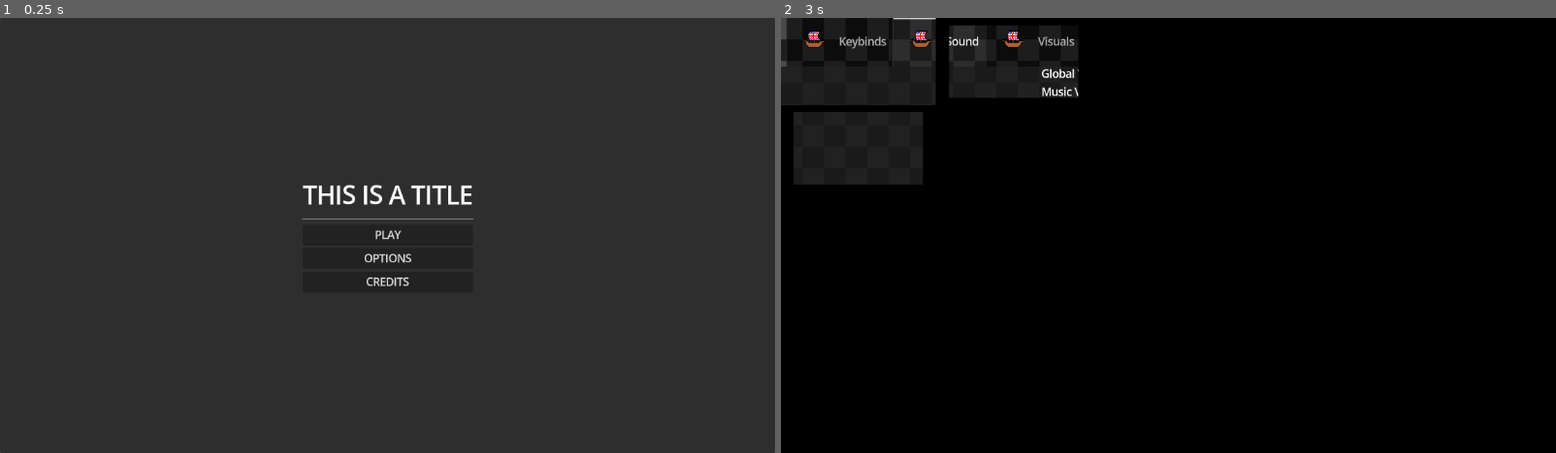
Above: before the commit, frames 1-2 (left to right).
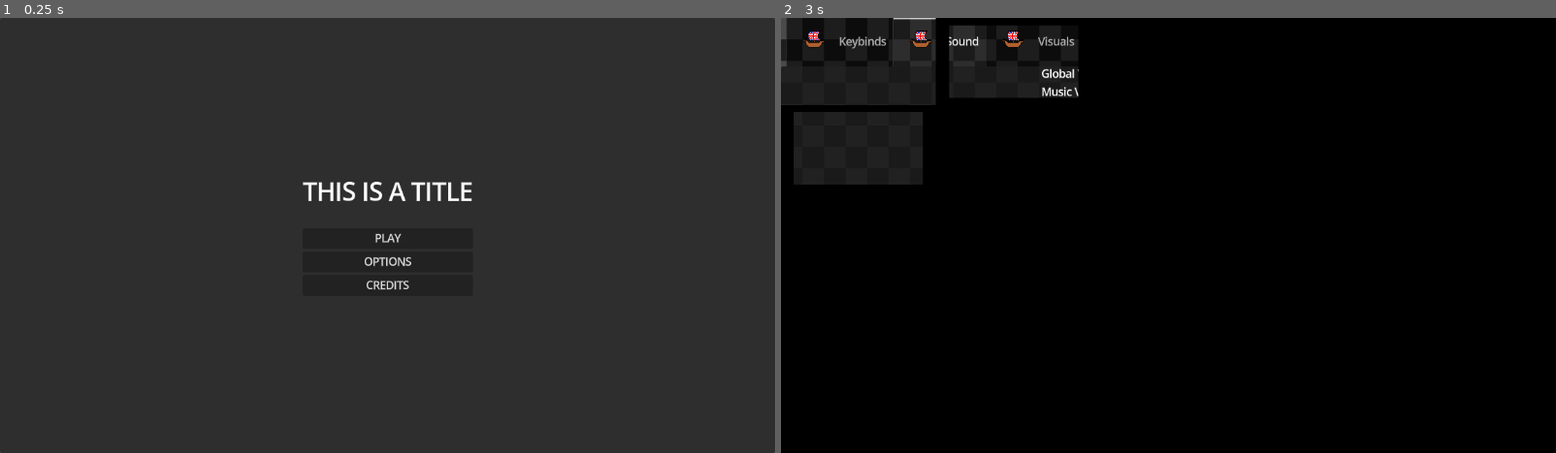
Above: after the commit, the same moments.

Repository: CIlie23/Premade-GodotGUI
Game: Godot game, scene res://src/ui/MainMenu/titleScreen/main_menu.tscn
The game is run twice, just before and just after one commit, with the same random seed, the same clock (stepped at 60 frames per second) and the same inputs. Before the commit the project starts from res://Scenes/MenuScenes/main_menu.tscn.
Inputs:
- Up to frame 1 (0.25 s): no input
- Up to frame 2 (3 s): click "PLAY" at 0.5 s; click "PLAY" at 1.25 s; click "PLAY" at 2 s; click "OPTIONS" at 2.75 s

The runs differ from the first frame. In frame 1, 0.7% of the frame differs, in the area x 38-62%, y 37-63%; in frame 2, nothing differs.

Commit message:
Project structure revamp + cleanup

Diff:
--- a/Scenes/MenuScenes/example.tscn
+++ /dev/null
@@ -1,190 +0,0 @@
-[gd_scene format=3 uid="uid://c0hjcghupebg4"]
-
-[ext_resource type="Texture2D" uid="uid://j4ho1utl0flw" path="res://Assets/MenuAssets/example.png" id="1_tfh3j"]
-
-[sub_resource type="StyleBoxFlat" id="StyleBoxFlat_qpl2c"]
-bg_color = Color(0.14509805, 0.14509805, 0.14509805, 1)
-
-[sub_resource type="StyleBoxFlat" id="StyleBoxFlat_hx6oe"]
-bg_color = Color(0.14406255, 0.14406255, 0.14406249, 1)
-border_width_left = 2
-border_width_top = 2
-border_width_right = 2
-border_width_bottom = 2
-border_color = Color(0.27387273, 0.27387276, 0.2738727, 1)
-corner_radius_top_left = 20
-corner_radius_top_right = 20
-corner_radius_bottom_right = 20
-corner_radius_bottom_left = 20
-
-[sub_resource type="StyleBoxEmpty" id="StyleBoxEmpty_kej8m"]
-
-[sub_resource type="StyleBoxFlat" id="StyleBoxFlat_bvllj"]
-bg_color = Color(0.5663907, 0.00023247153, 0.5663868, 1)
-corner_radius_top_left = 5
-corner_radius_top_right = 5
-corner_radius_bottom_right = 5
-corner_radius_bottom_left = 5
-
-[sub_resource type="StyleBoxEmpty" id="StyleBoxEmpty_em451"]
-
-[sub_resource type="StyleBoxEmpty" id="StyleBoxEmpty_d7sul"]
-
-[sub_resource type="StyleBoxFlat" id="StyleBoxFlat_pgn00"]
-content_margin_left = 10.0
-content_margin_top = 5.0
-content_margin_right = 10.0
-content_margin_bottom = 5.0
-bg_color = Color(0.28485027, 0.2848503, 0.28485018, 1)
-corner_radius_top_left = 20
-corner_radius_top_right = 20
-corner_radius_bottom_right = 20
-corner_radius_bottom_left = 20
-
-[node name="Example" type="Control" unique_id=632949840]
-layout_mode = 3
-anchors_preset = 15
-anchor_right = 1.0
-anchor_bottom = 1.0
-grow_horizontal = 2
-grow_vertical = 2
-
-[node name="Panel" type="Panel" parent="." unique_id=2099084330]
-layout_mode = 1
-anchors_preset = 8
-anchor_left = 0.5
-anchor_top = 0.5
-anchor_right = 0.5
-anchor_bottom = 0.5
-offset_left = -319.5
-offset_top = -158.5
-offset_right = 319.5
-offset_bottom = 158.5
-grow_horizontal = 2
-grow_vertical = 2
-pivot_offset = Vector2(-168.5, -89.5)
-theme_override_styles/panel = SubResource("StyleBoxFlat_qpl2c")
-
-[node name="Example" type="Sprite2D" parent="." unique_id=1978643819]
-position = Vector2(88, 76)
-texture = ExtResource("1_tfh3j")
-offset = Vector2(1378, 82)
-
-[node name="YOutubeTHing" type="PanelContainer" parent="." unique_id=967948902]
-custom_minimum_size = Vector2(100, 100)
-layout_mode = 1
-anchors_preset = 8
-anchor_left = 0.5
-anchor_top = 0.5
-anchor_right = 0.5
-anchor_bottom = 0.5
-offset_left = -250.0
-offset_top = -104.5
-offset_right = 250.0
-offset_bottom = 104.5
-grow_horizontal = 2
-grow_vertical = 2
-pivot_offset = Vector2(-238, -143.5)
-theme_override_styles/panel = SubResource("StyleBoxFlat_hx6oe")
-
-[node name="MarginContainer" type="MarginContainer" parent="YOutubeTHing" unique_id=1800134307]
-layout_mode = 2
-theme_override_constants/margin_left = 20
-theme_override_constants/margin_top = 20
-theme_override_constants/margin_right = 20
-theme_override_constants/margin_bottom = 20
-metadata/_edit_lock_ = true
-
-[node name="VBoxContainer" type="VBoxContainer" parent="YOutubeTHing/MarginContainer" unique_id=1429603377]
-layout_mode = 2
-
-[node name="Label" type="Label" parent="YOutubeTHing/MarginContainer/VBoxContainer" unique_id=2076609645]
-layout_mode = 2
-text = "Watch time from subscribers"
-
-[node name="Label2" type="Label" parent="YOutubeTHing/MarginContainer/VBoxContainer" unique_id=860912936]
-layout_mode = 2
-theme_override_colors/font_color = Color(0.5330367, 0.5330367, 0.5330367, 1)
-theme_override_font_sizes/font_size = 7
-text = "Watch time * Last 28 Days"
-
-[node name="MarginContainer" type="MarginContainer" parent="YOutubeTHing/MarginContainer/VBoxContainer" unique_id=2062718687]
-layout_mode = 2
-theme_override_constants/margin_top = 20
-theme_override_constants/margin_bottom = 20
-
-[node name="VBoxContainer" type="VBoxContainer" parent="YOutubeTHing/MarginContainer/VBoxContainer/MarginContainer" unique_id=2006213395]
-layout_mode = 2
-
-[node name="HBoxContainer" type="HBoxContainer" parent="YOutubeTHing/MarginContainer/VBoxContainer/MarginContainer/VBoxContainer" unique_id=398611631]
-layout_mode = 2
-theme_override_constants/separation = 10
-
-[node name="Label" type="Label" parent="YOutubeTHing/MarginContainer/VBoxContainer/MarginContainer/VBoxContainer/HBoxContainer" unique_id=1599668650]
-custom_minimum_size = Vector2(100, 0)
-layout_mode = 2
-theme_override_font_sizes/font_size = 10
-text = "Not subscribed"
-
-[node name="VSeparator" type="VSeparator" parent="YOutubeTHing/MarginContainer/VBoxContainer/MarginContainer/VBoxContainer/HBoxContainer" unique_id=1892258350]
-layout_mode = 2
-theme_override_constants/separation = 150
-theme_override_styles/separator = SubResource("StyleBoxEmpty_kej8m")
-
-[node name="ProgressBar" type="ProgressBar" parent="YOutubeTHing/MarginContainer/VBoxContainer/MarginContainer/VBoxContainer/HBoxContainer" unique_id=508248937]
-layout_mode = 2
-size_flags_horizontal = 3
-size_flags_vertical = 4
-theme_override_styles/fill = SubResource("StyleBoxFlat_bvllj")
-value = 97.0
-rounded = true
-fill_mode = 1
-show_percentage = false
-
-[node name="Label2" type="Label" parent="YOutubeTHing/MarginContainer/VBoxContainer/MarginContainer/VBoxContainer/HBoxContainer" unique_id=1863682013]
-custom_minimum_size = Vector2(50, 0)
-layout_mode = 2
-theme_override_font_sizes/font_size = 10
-text = "97.2 % "
-
-[node name="HSeparator" type="HSeparator" parent="YOutubeTHing/MarginContainer/VBoxContainer/MarginContainer/VBoxContainer" unique_id=1378209285]
-layout_mode = 2
-theme_override_styles/separator = SubResource("StyleBoxEmpty_em451")
-
-[node name="HBoxContainer3" type="HBoxContainer" parent="YOutubeTHing/MarginContainer/VBoxContainer/MarginContainer/VBoxContainer" unique_id=1736742289]
-layout_mode = 2
-theme_override_constants/separation = 10
-
-[node name="Label" type="Label" parent="YOutubeTHing/MarginContainer/VBoxContainer/MarginContainer/VBoxContainer/HBoxContainer3" unique_id=415409984]
-custom_minimum_size = Vector2(100, 0)
-layout_mode = 2
-theme_override_font_sizes/font_size = 10
-text = "Subscribed"
-
-[node name="VSeparator2" type="VSeparator" parent="YOutubeTHing/MarginContainer/VBoxContainer/MarginContainer/VBoxContainer/HBoxContainer3" unique_id=1059235289]
-layout_mode = 2
-theme_override_constants/separation = 150
-theme_override_styles/separator = SubResource("StyleBoxEmpty_d7sul")
-
-[node name="ProgressBar" type="ProgressBar" parent="YOutubeTHing/MarginContainer/VBoxContainer/MarginContainer/VBoxContainer/HBoxContainer3" unique_id=1867452164]
-layout_mode = 2
-size_flags_horizontal = 3
-size_flags_vertical = 4
-theme_override_styles/fill = SubResource("StyleBoxFlat_bvllj")
-value = 20.0
-rounded = true
-fill_mode = 1
-show_percentage = false
-
-[node name="Label2" type="Label" parent="YOutubeTHing/MarginContainer/VBoxContainer/MarginContainer/VBoxContainer/HBoxContainer3" unique_id=104019407]
-custom_minimum_size = Vector2(50, 0)
-layout_mode = 2
-theme_override_font_sizes/font_size = 10
-text = "2.7 %"
-
-[node name="Button" type="Button" parent="YOutubeTHing/MarginContainer/VBoxContainer" unique_id=607521710]
-layout_mode = 2
-size_flags_horizontal = 0
-theme_override_font_sizes/font_size = 7
-theme_override_styles/normal = SubResource("StyleBoxFlat_pgn00")
-text = "See More"
--- a/Shaders/TransitionShader/ShaderTestScene.tscn
+++ b/assets/shaders/TransitionShader/ShaderTestScene.tscn
@@ -1,7 +1,7 @@
 [gd_scene format=3 uid="uid://bkij6lxw3m3qx"]
 
-[ext_resource type="Shader" uid="uid://ddxgjcn15adry" path="res://Shaders/TransitionShader/transition.gdshader" id="1_0xm2m"]
-[ext_resource type="Texture2D" uid="uid://43d7737ubeqm" path="res://Shaders/TransitionShader/icon.svg" id="1_ig7tw"]
+[ext_resource type="Shader" uid="uid://ddxgjcn15adry" path="res://assets/shaders/TransitionShader/transition.gdshader" id="1_0xm2m"]
+[ext_resource type="Texture2D" uid="uid://43d7737ubeqm" path="res://assets/shaders/TransitionShader/icon.svg" id="1_ig7tw"]
 
 [sub_resource type="ShaderMaterial" id="ShaderMaterial_h2yge"]
 shader = ExtResource("1_0xm2m")
--- a/Shaders/TransitionShader/TransitonShaderMaterial.tres
+++ b/assets/shaders/TransitionShader/TransitonShaderMaterial.tres
@@ -1,6 +1,6 @@
 [gd_resource type="ShaderMaterial" format=3 uid="uid://c45blnws6i24j"]
 
-[ext_resource type="Shader" uid="uid://ddxgjcn15adry" path="res://Shaders/TransitionShader/transition.gdshader" id="1_jneo4"]
+[ext_resource type="Shader" uid="uid://ddxgjcn15adry" path="res://assets/shaders/TransitionShader/transition.gdshader" id="1_jneo4"]
 
 [resource]
 shader = ExtResource("1_jneo4")
--- a/project.godot
+++ b/project.godot
@@ -11,8 +11,8 @@
 [application]
 
 config/name="GodotGUI"
-run/main_scene="res://Scenes/MenuScenes/main_menu.tscn"
-config/features=PackedStringArray("4.6", "GL Compatibility")
+run/main_scene="res://src/ui/MainMenu/titleScreen/main_menu.tscn"
+config/features=PackedStringArray("4.7", "GL Compatibility")
 config/icon="res://icon.svg"
 
 [autoload]
@@ -23,9 +23,70 @@
 
 window/vsync/vsync_mode=0
 
+[file_customization]
+
+folder_colors={
+"res://assets/": "red",
+"res://data/": "green",
+"res://src/": "blue"
+}
+
 [gui]
 
 theme/default_font_multichannel_signed_distance_field=true
+
+[input]
+
+move_left={
+"deadzone": 0.2,
+"events": [Object(InputEventKey,"resource_local_to_scene":false,"resource_name":"","device":-1,"window_id":0,"alt_pressed":false,"shift_pressed":false,"ctrl_pressed":false,"meta_pressed":false,"pressed":false,"keycode":0,"physical_keycode":65,"key_label":0,"unicode":97,"location":0,"echo":false,"script":null)
+]
+}
+move_right={
+"deadzone": 0.2,
+"events": [Object(InputEventKey,"resource_local_to_scene":false,"resource_name":"","device":-1,"window_id":0,"alt_pressed":false,"shift_pressed":false,"ctrl_pressed":false,"meta_pressed":false,"pressed":false,"keycode":0,"physical_keycode":68,"key_label":0,"unicode":100,"location":0,"echo":false,"script":null)
+]
+}
+move_up={
+"deadzone": 0.2,
+"events": [Object(InputEventKey,"resource_local_to_scene":false,"resource_name":"","device":-1,"window_id":0,"alt_pressed":false,"shift_pressed":false,"ctrl_pressed":false,"meta_pressed":false,"pressed":false,"keycode":0,"physical_keycode":87,"key_label":0,"unicode":119,"location":0,"echo":false,"script":null)
+]
+}
+move_down={
+"deadzone": 0.2,
+"events": [Object(InputEventKey,"resource_local_to_scene":false,"resource_name":"","device":-1,"window_id":0,"alt_pressed":false,"shift_pressed":false,"ctrl_pressed":false,"meta_pressed":false,"pressed":false,"keycode":0,"physical_keycode":83,"key_label":0,"unicode":115,"location":0,"echo":false,"script":null)
+]
+}
+interract={
+"deadzone": 0.2,
+"events": [Object(InputEventKey,"resource_local_to_scene":false,"resource_name":"","device":-1,"window_id":0,"alt_pressed":false,"shift_pressed":false,"ctrl_pressed":false,"meta_pressed":false,"pressed":false,"keycode":0,"physical_keycode":69,"key_label":0,"unicode":101,"location":0,"echo":false,"script":null)
+]
+}
+jump={
+"deadzone": 0.2,
+"events": [Object(InputEventKey,"resource_local_to_scene":false,"resource_name":"","device":-1,"window_id":0,"alt_pressed":false,"shift_pressed":false,"ctrl_pressed":false,"meta_pressed":false,"pressed":false,"keycode":0,"physical_keycode":32,"key_label":0,"unicode":32,"location":0,"echo":false,"script":null)
+]
+}
+dash={
+"deadzone": 0.2,
+"events": [Object(InputEventKey,"resource_local_to_scene":false,"resource_name":"","device":-1,"window_id":0,"alt_pressed":false,"shift_pressed":false,"ctrl_pressed":false,"meta_pressed":false,"pressed":false,"keycode":0,"physical_keycode":4194326,"key_label":0,"unicode":0,"location":0,"echo":false,"script":null)
+]
+}
+crawl={
+"deadzone": 0.2,
+"events": [Object(InputEventKey,"resource_local_to_scene":false,"resource_name":"","device":-1,"window_id":0,"alt_pressed":false,"shift_pressed":false,"ctrl_pressed":false,"meta_pressed":false,"pressed":false,"keycode":0,"physical_keycode":4194325,"key_label":0,"unicode":0,"location":0,"echo":false,"script":null)
+]
+}
+attack={
+"deadzone": 0.2,
+"events": [Object(InputEventMouseButton,"resource_local_to_scene":false,"resource_name":"","device":-1,"window_id":0,"alt_pressed":false,"shift_pressed":false,"ctrl_pressed":false,"meta_pressed":false,"button_mask":1,"position":Vector2(759, 35),"global_position":Vector2(778, 131),"factor":1.0,"button_index":1,"canceled":false,"pressed":true,"double_click":false,"script":null)
+]
+}
+block={
+"deadzone": 0.2,
+"events": [Object(InputEventMouseButton,"resource_local_to_scene":false,"resource_name":"","device":-1,"window_id":0,"alt_pressed":false,"shift_pressed":false,"ctrl_pressed":false,"meta_pressed":false,"button_mask":2,"position":Vector2(780, 17),"global_position":Vector2(799, 113),"factor":1.0,"button_index":2,"canceled":false,"pressed":true,"double_click":false,"script":null)
+]
+}
 
 [physics]
 
--- a/Scenes/settings_menu.tscn
+++ b/src/ui/MainMenu/settingsMenu/settings_menu.tscn
@@ -1,10 +1,10 @@
 [gd_scene format=3 uid="uid://cf8aap84q0866"]
 
-[ext_resource type="Shader" uid="uid://c6eou3taws00l" path="res://Scenes/background.gdshader" id="1_8ef0u"]
-[ext_resource type="Script" uid="uid://dfbq5ab3ybc3c" path="res://Scenes/settings_menu.gd" id="1_rahb6"]
-[ext_resource type="Texture2D" uid="uid://brv316f1j0j4f" path="res://Assets/MenuAssets/british.png" id="2_7y5a0"]
-[ext_resource type="Texture2D" uid="uid://ehhjy2fbfblt" path="res://Assets/MenuAssets/bgSquares.png" id="2_8ef0u"]
-[ext_resource type="Material" uid="uid://c45blnws6i24j" path="res://Shaders/TransitionShader/TransitonShaderMaterial.tres" id="4_3etfd"]
+[ext_resource type="Shader" uid="uid://c6eou3taws00l" path="res://src/ui/MainMenu/background.gdshader" id="1_8ef0u"]
+[ext_resource type="Script" uid="uid://dfbq5ab3ybc3c" path="res://src/ui/MainMenu/settingsMenu/settings_menu.gd" id="1_rahb6"]
+[ext_resource type="Texture2D" uid="uid://brv316f1j0j4f" path="res://src/ui/MainMenu/MenuAssets/british.png" id="2_7y5a0"]
+[ext_resource type="Texture2D" uid="uid://ehhjy2fbfblt" path="res://src/ui/MainMenu/MenuAssets/bgSquares.png" id="2_8ef0u"]
+[ext_resource type="Material" uid="uid://c45blnws6i24j" path="res://assets/shaders/TransitionShader/TransitonShaderMaterial.tres" id="4_3etfd"]
 
 [sub_resource type="ShaderMaterial" id="ShaderMaterial_h2y1r"]
 shader = ExtResource("1_8ef0u")
--- a/Scenes/MenuScenes/main_menu.gd
+++ b/src/ui/MainMenu/titleScreen/main_menu.gd
@@ -2,8 +2,9 @@
 
 
 #var game_scene = preload("res://levels/level2.tscn").instantiate()
-var settings_scene = preload("res://Scenes/settings_menu.tscn").instantiate()
-var credits_scene = preload("res://Scenes/credits_menu.tscn").instantiate()
+var settings_scene = preload("res://src/ui/MainMenu/settingsMenu/settings_menu.tscn").instantiate()
+var credits_scene = preload("res://src/ui/MainMenu/creditsMenu/credits_menu.tscn").instantiate()
+
 
 func _on_play_pressed() -> void:
 	pass # Replace with function body.
--- a/Scenes/MenuScenes/main_menu.tscn
+++ b/src/ui/MainMenu/titleScreen/main_menu.tscn
@@ -1,6 +1,8 @@
 [gd_scene format=3 uid="uid://cupxb4hkb0kbi"]
 
-[ext_resource type="Script" uid="uid://dqrnwhot7s55" path="res://Scenes/MenuScenes/main_menu.gd" id="1_3skds"]
+[ext_resource type="Script" uid="uid://dqrnwhot7s55" path="res://src/ui/MainMenu/titleScreen/main_menu.gd" id="1_tuhqe"]
+
+[sub_resource type="StyleBoxEmpty" id="StyleBoxEmpty_tuhqe"]
 
 [node name="MainMenu" type="Control" unique_id=436938647]
 layout_mode = 3
@@ -9,7 +11,7 @@
 anchor_bottom = 1.0
 grow_horizontal = 2
 grow_vertical = 2
-script = ExtResource("1_3skds")
+script = ExtResource("1_tuhqe")
 metadata/_edit_lock_ = true
 
 [node name="BACKGROUND" type="Panel" parent="." unique_id=237402004]
@@ -41,7 +43,8 @@
 
 [node name="HSeparator" type="HSeparator" parent="Center" unique_id=704016729]
 layout_mode = 2
-theme_override_constants/separation = 10
+theme_override_constants/separation = 20
+theme_override_styles/separator = SubResource("StyleBoxEmpty_tuhqe")
 
 [node name="VBoxContainer" type="VBoxContainer" parent="Center" unique_id=2132317540]
 layout_mode = 2
Binary file removed: Assets/MenuAssets/example.png
Not shown, removed: Shaders/TransitionShader/icon.svg.import
Renamed: Shaders/TransitionShader/icon.svg -> assets/shaders/TransitionShader/icon.svg
Not shown, changed: assets/shaders/TransitionShader/icon.svg.import
Renamed: Shaders/TransitionShader/transition.gdshader -> assets/shaders/TransitionShader/transition.gdshader
Renamed: Shaders/TransitionShader/transition.gdshader.uid -> assets/shaders/TransitionShader/transition.gdshader.uid
Renamed: Scripts/Globals/Global.gd -> src/autoload/Global.gd
Renamed: Scripts/Globals/Global.gd.uid -> src/autoload/Global.gd.uid
Renamed: Assets/MenuAssets/bgSquares.png -> src/ui/MainMenu/MenuAssets/bgSquares.png
Not shown, changed: src/ui/MainMenu/MenuAssets/bgSquares.png.import
Renamed: Assets/MenuAssets/british.png -> src/ui/MainMenu/MenuAssets/british.png
Not shown, changed: src/ui/MainMenu/MenuAssets/british.png.import
(and 6 more such lines)
